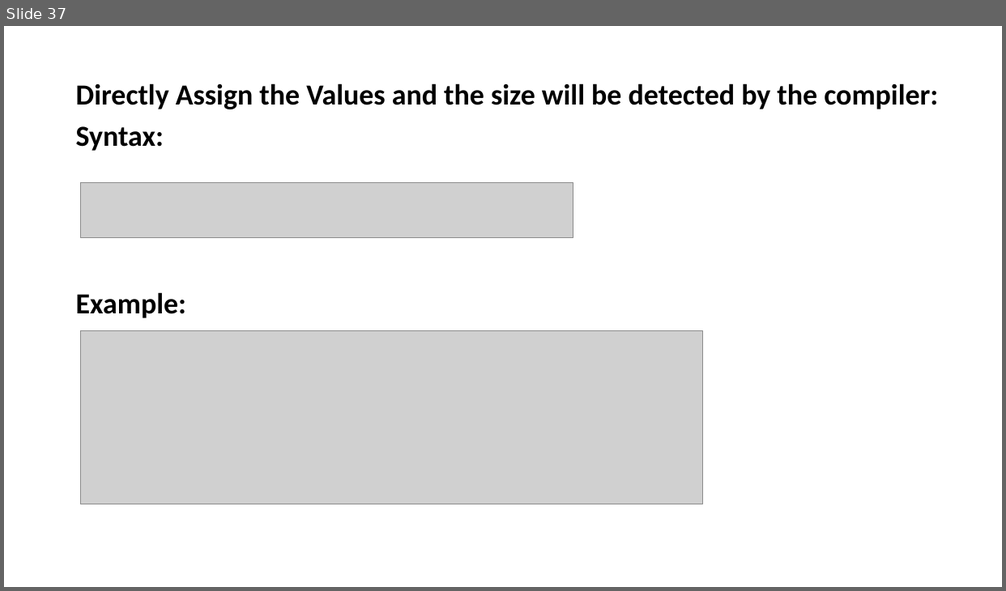
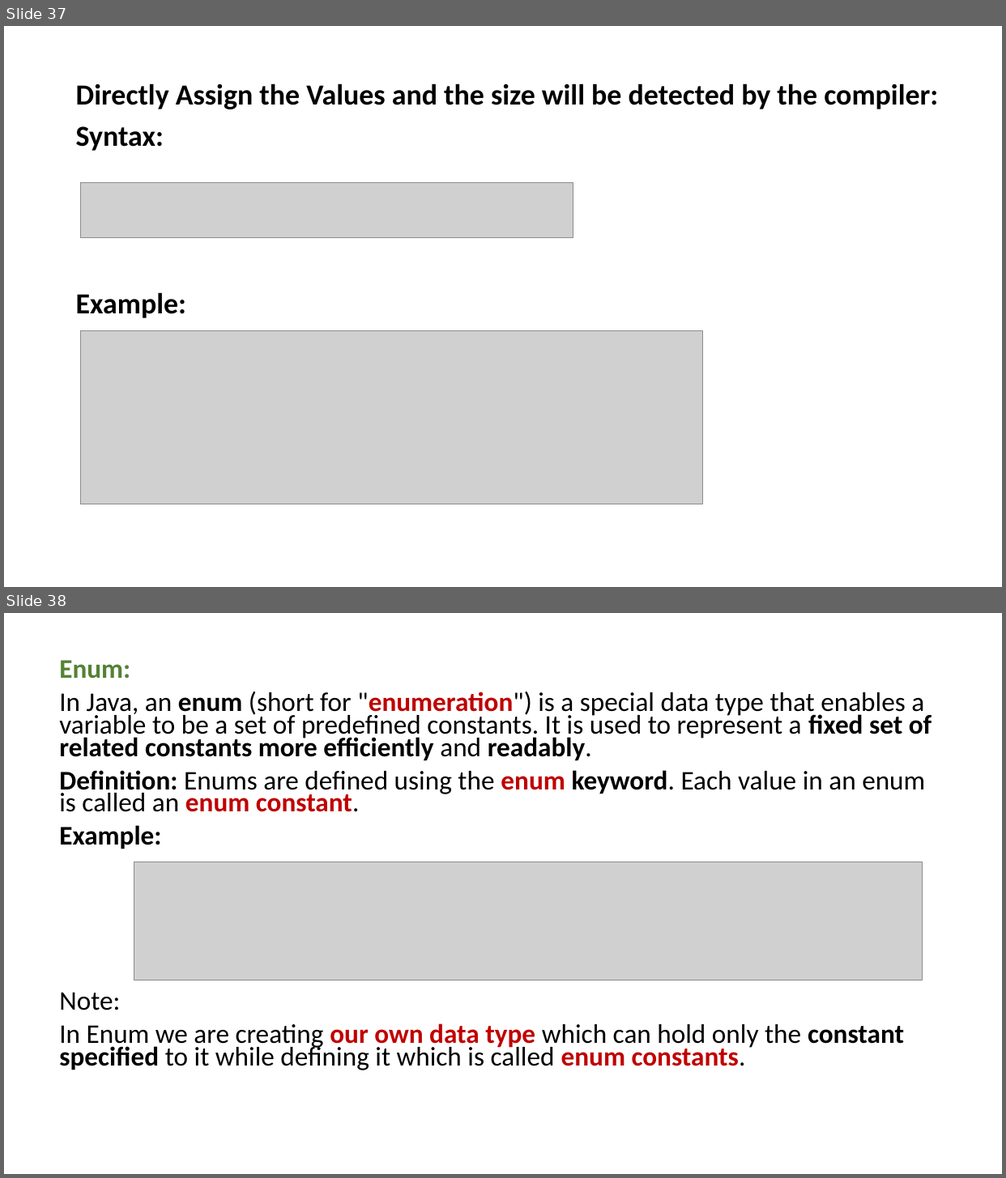
Before and after one commit to PRAMOD-VISHNU-NAIK/MCA-2nd-Sem-Shridevi-College, a slide deck: Theory Class-Notes/Java MCA-2.pptx. Shown one above the other, each under a label of ours: slide 37 before the commit, slides 37 and 38 after it. The pictures are 1006x591 and 1006x1178 pixels, drawn with LibreOffice and Linux fonts; fonts in the diff are those of the drawing; grey boxes stand for pictures. Boxes give left, top, right and bottom in pixels: in the first picture for what was removed or moved away, otherwise in the second. Text is boxed around its words. In the diff, an @@ line names an element or a change of style, - is before the commit and + after.

```diff
--- a/Theory Class-Notes/Java MCA-2.pptx
+++ b/Theory Class-Notes/Java MCA-2.pptx
@@ slide 38 added at box(4, 613, 1002, 1174), background #FFFFFF @@
@@ text added at box(59, 660, 931, 1071), 25.9 pt, text #000000 @@
+Enum:
+In Java, an enum (short for "enumeration") is a special data type that enables a variable to be a set of predefined constants. It is used to represent a fixed set of related constants more efficiently and readably.
+Definition: Enums are defined using the enum keyword. Each value in an enum is called an enum constant.
+Example:
+Note:
+In Enum we are creating our own data type which can hold only the constant specified to it while defining it which is called enum constants.
@@ picture added at box(134, 862, 922, 981) @@
```
Also in this commit, not shown: 12 other slides added, 34 other files.
